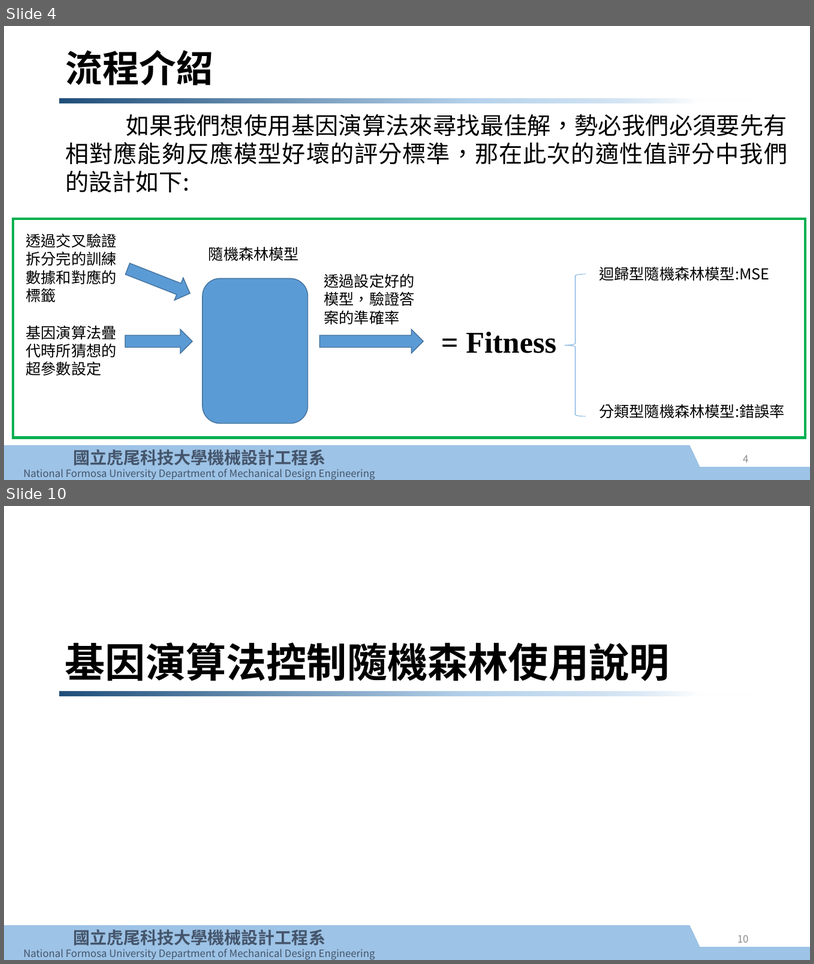
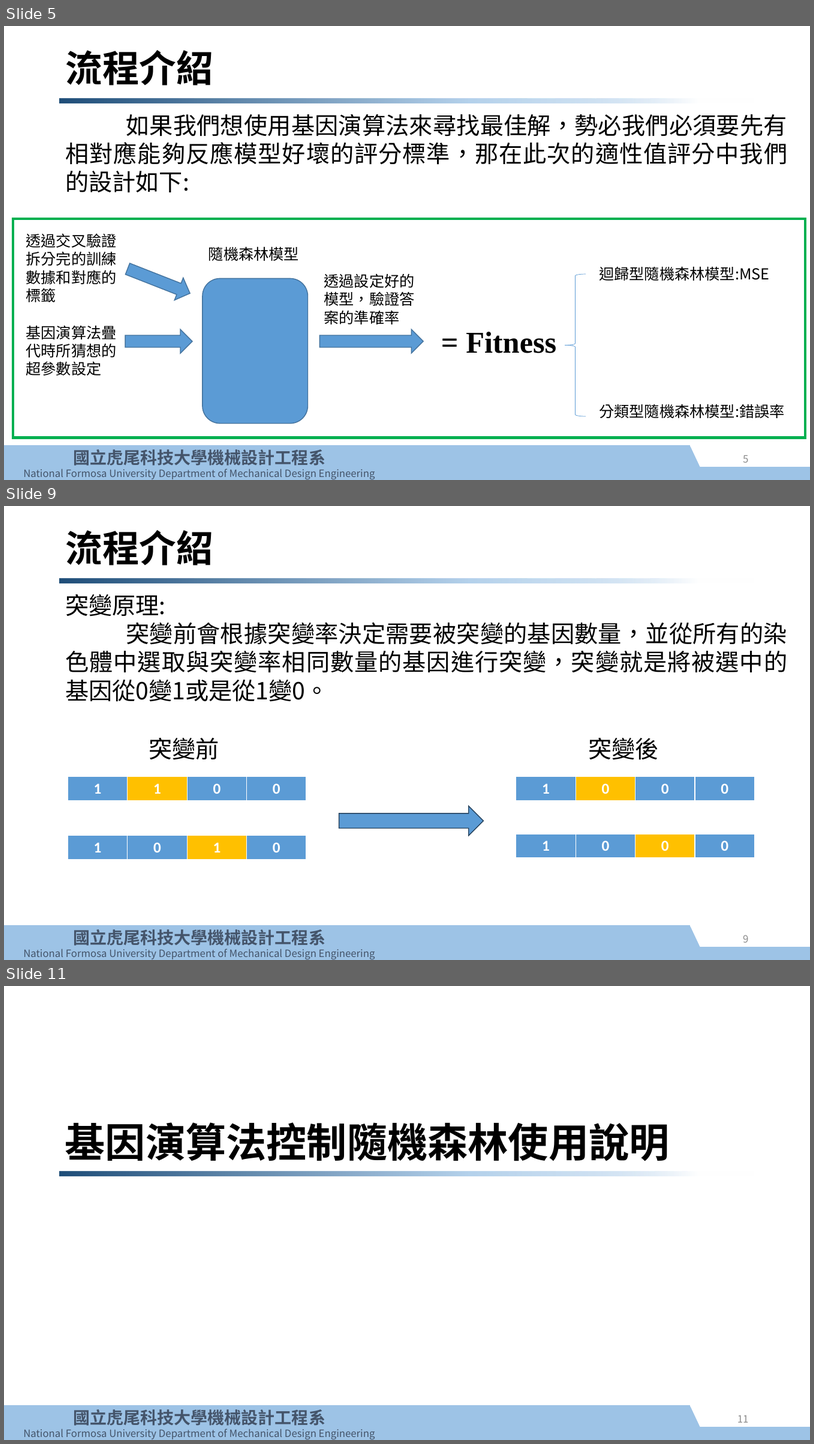
Before and after one commit to e970230/test, a slide deck: GA_RF/基因演算法控制隨機森林使用說明.pptx. Shown one above the other, each under a label of ours: slides 4 and 10 before the commit, slides 5, 9 and 11 after it; the slides between them are not shown. The pictures are 814x964 and 814x1444 pixels, drawn with LibreOffice and Linux fonts; fonts in the diff are those of the drawing; background and template pictures are left out. Boxes give left, top, right and bottom in pixels: in the first picture for what was removed or moved away, otherwise in the second. Text is boxed around its words. In the diff, an @@ line names an element or a change of style, - is before the commit and + after.

```diff
--- a/GA_RF/基因演算法控制隨機森林使用說明.pptx
+++ b/GA_RF/基因演算法控制隨機森林使用說明.pptx
@@ slide 9 added at box(4, 506, 810, 960), background #FFFFFF; not listed: 5 template elements that a slide beside it also shows @@
@@ title added at box(65, 530, 213, 565), 44 pt, text #000000, bold @@
+流程介紹
@@ text added at box(65, 594, 788, 702), 28 pt, text #000000 @@
+突變原理:
+突變前會根據突變率決定需要被突變的基因數量，並從所有的染色體中選取與突變率相同數量的基因進行突變，突變就是將被選中的基因從0變1或是從1變0。
@@ text added at box(149, 738, 219, 760), 28 pt, text #000000 @@
+突變前
@@ text added at box(588, 738, 659, 760), 28 pt, text #000000 @@
+突變後
@@ table added at box(68, 777, 308, 801), 1 rows, 4 columns @@
+1 | 1 | 0 | 0
@@ table added at box(516, 777, 756, 801), 1 rows, 4 columns @@
+1 | 0 | 0 | 0
@@ right arrow added at box(339, 806, 484, 835), fill #5B9BD5, outline #28445D 1 pt @@
@@ table added at box(68, 835, 308, 860), 1 rows, 4 columns @@
+1 | 0 | 1 | 0
@@ table added at box(516, 834, 756, 859), 1 rows, 4 columns @@
+1 | 0 | 0 | 0
@@ page number added at box(743, 934, 749, 942), 12 pt, text #8C8C8C @@
+9
@@ what was slide 4 is now slide 5 @@
@@ page number at box(743, 455, 749, 462): text changed @@
-4
+5
@@ what was slide 10 is now slide 11 @@
@@ page number at box(738, 1415, 749, 1422): text changed @@
-10
+11
```
Also in this commit, not shown: 3 slides changed, 1 other slide added, 1 slide removed, 3 other files.
